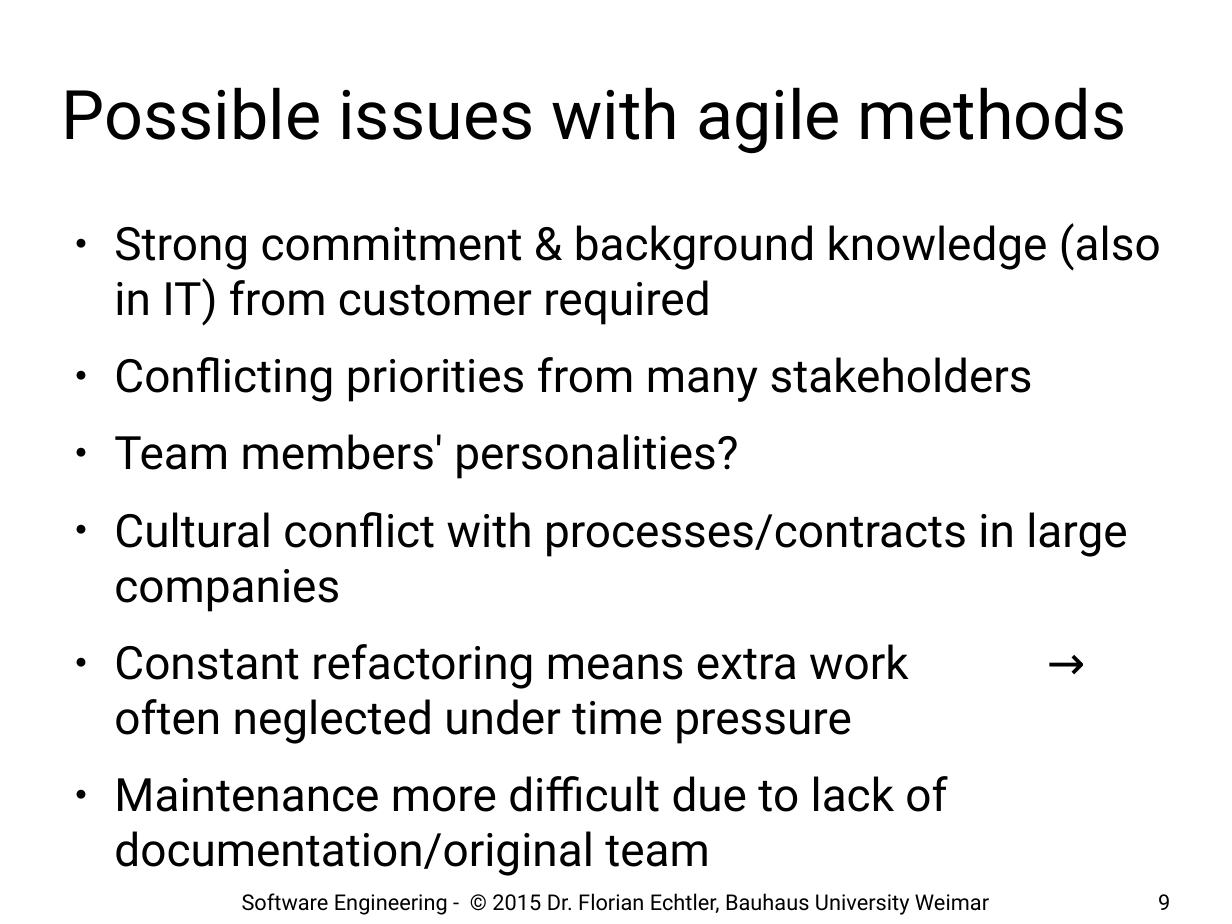
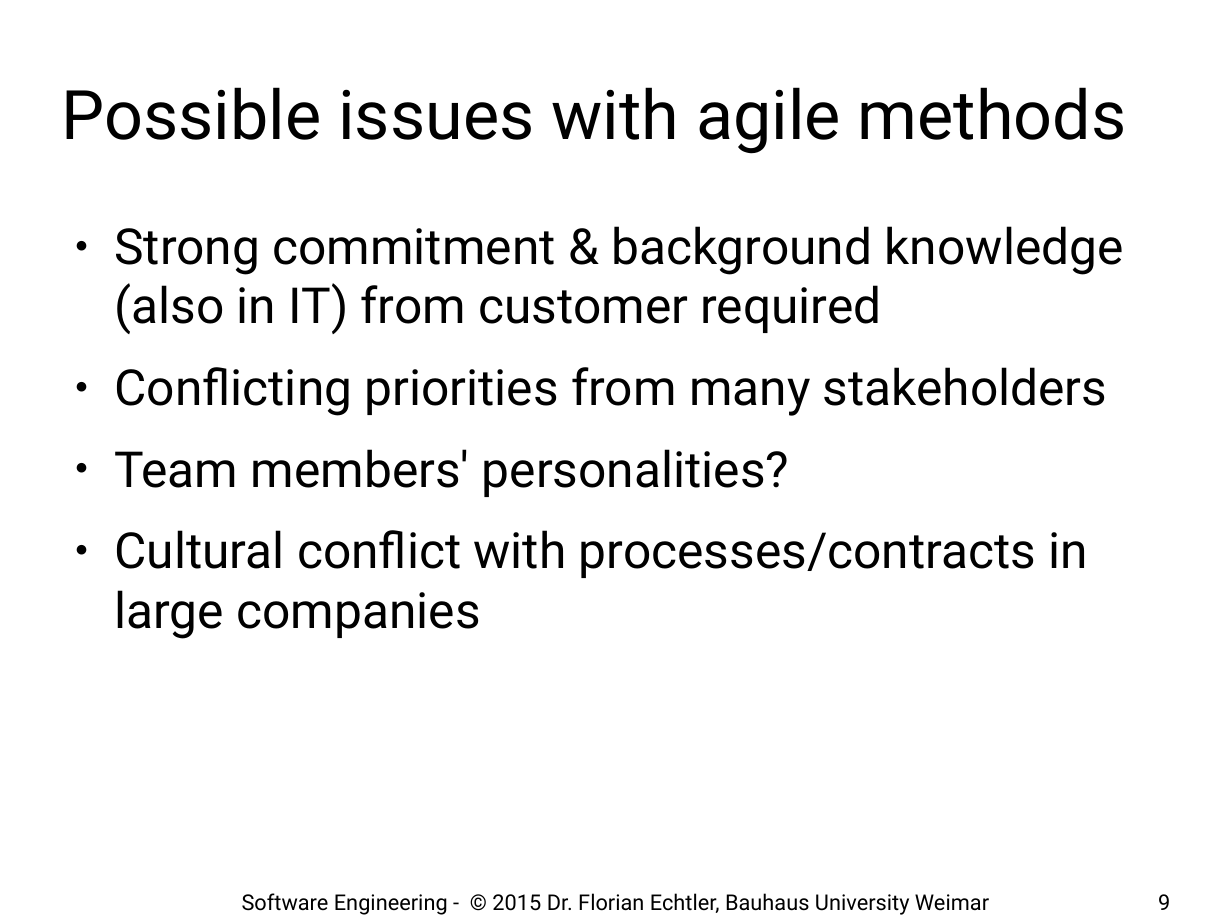
Before and after one commit to floe/software-engineering, a slide deck: slide 9 of 04-agile-methods.odp. Drawn at 1232x924 pixels with LibreOffice and Linux fonts; fonts in the diff are those of the drawing; background and template pictures are left out. Boxes give left, top, right and bottom in pixels: in the first picture for what was removed or moved away, otherwise in the second. Text is boxed around its words. In the diff, an @@ line names an element or a change of style, - is before the commit and + after.

Commit message:
minor tweaks

```diff
--- a/04-agile-methods.odp
+++ b/04-agile-methods.odp
@@ text "Strong commitment & background knowledge ..." at [114, 226, 1124, 639]: size 29.6 to 32 pt @@
@@ text at [114, 644, 947, 876]: paragraphs removed @@
-● Constant refactoring means extra work → often neglected under time pressure
-● Maintenance more difficult due to lack of documentation/original team
```
Also in this commit, not shown: 3 other slides changed, 2 slides added.
